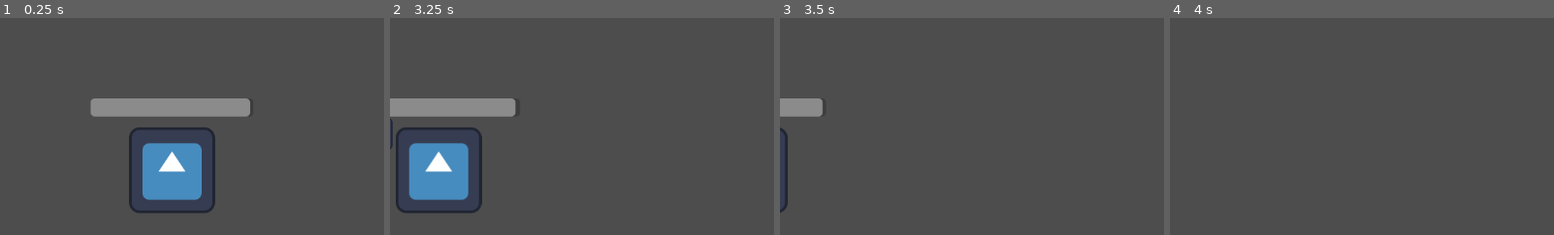
Above: before the commit, frames 1-4 (left to right).
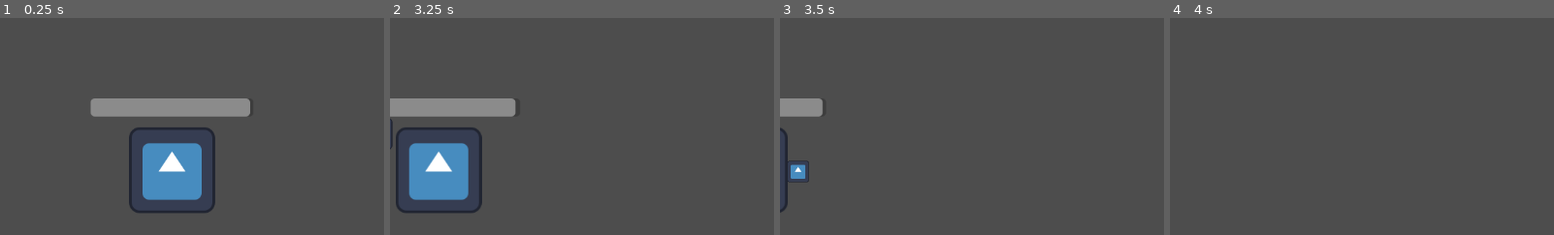
Above: after the commit, the same moments.

Repository: BumbertoEko/git_test_rep
Game: Godot game, scene res://Scenes/world.tscn
Same seed, same stepped clock (60 frames per second), same inputs: the game is played once before the commit and once after it. The engine's default icon, where the game draws it, is replaced by a stand-in: a white triangle on a blue panel in a dark square.
Inputs:
- Up to frame 1 (0.25 s): no input
- Up to frame 2 (3.25 s): hold R (R) 0.53-1.28 s; hold W (Up) 0.53-2.03 s; tap R (R) at 1.35, 2.85 s; hold R (R) 2.03-2.78 s; hold A (Left) from 2.03 s (still down)
- Up to frame 3 (3.5 s): keep holding A (Left)
- Up to frame 4 (4 s): release A (Left) at 3.53 s; hold S (Down) from 3.53 s (still down); hold R (R) from 3.53 s (still down)
The pictures show only the part of the screen within x 21-71%, y 11-61%; the shares and areas given below are measured in that part.

Frames 1-2 are identical in both runs. In frame 3, 0.3% of the frame differs, in the area x 2-8%, y 65-76%; in frame 4, nothing differs.

Commit message:
Added particles
they show up when you take health

Diff:
--- a/Scenes/Player.tscn
+++ b/Scenes/Player.tscn
@@ -27,4 +27,7 @@
 wait_time = 0.1
 autostart = true
 
+[node name="for_particl" type="Timer" parent="."]
+
 [connection signal="timeout" from="Timer" to="." method="_on_timer_timeout"]
+[connection signal="timeout" from="for_particl" to="." method="_on_for_particl_timeout"]
--- a/Script/CharacterBody2D.gd
+++ b/Script/CharacterBody2D.gd
@@ -4,6 +4,7 @@
 var health_display = str("Health: ")
 @onready var game_over_screen = preload("res://game_over.tscn")
 @onready var world = $".."
+@onready var cpu_particles_2d = preload("res://health_pickup_particles.tscn")
 
 #-------------------------------------------------------------------------------- movement
 # Get the gravity from the project settings to be synced with RigidBody nodes.
@@ -32,6 +33,13 @@
 	#--------------------------------------------------- movement
 
 func _process(delta):
+
+	if Global.got_health == true:
+		var cpu_inst = cpu_particles_2d.instantiate()
+		add_child(cpu_inst)
+		print("shot")
+	Global.got_health = false
+
 	if Global.health < 0:
 		Global.player_life_state = false
 
@@ -61,3 +69,8 @@
 			print("restart")
 			get_tree().reload_current_scene()
 			Global.health = 100
+
+
+func _on_for_particl_timeout():
+	var cpu_inst = cpu_particles_2d.instantiate()
+	remove_child(cpu_inst)
--- a/Script/Global.gd
+++ b/Script/Global.gd
@@ -2,3 +2,5 @@
 
 var health = 100
 var player_life_state = true #alive
+
+var got_health = false
--- a/Script/health_pickup.gd
+++ b/Script/health_pickup.gd
@@ -3,3 +3,4 @@
 func _on_body_entered(body):
 	queue_free()
 	Global.health = Global.health + 3
+	Global.got_health = true
--- /dev/null
+++ b/health_pickup_particles.gd
@@ -0,0 +1,6 @@
+extends CPUParticles2D
+
+@onready var cpu_particles_2d = $"."
+
+func _ready():
+	cpu_particles_2d.emitting = true
--- /dev/null
+++ b/health_pickup_particles.tscn
@@ -0,0 +1,22 @@
+[gd_scene load_steps=4 format=3 uid="uid://2hee2sjcyaci"]
+
+[ext_resource type="Texture2D" uid="uid://cxkgaaopkis5q" path="res://icon.svg" id="1_kucu5"]
+[ext_resource type="Script" path="res://health_pickup_particles.gd" id="2_ojsei"]
+
+[sub_resource type="Curve" id="Curve_bc60i"]
+_data = [Vector2(0.236264, 1), 0.0, 0.0, 0, 0, Vector2(0.626374, 0.663158), -2.49053, -2.49053, 0, 0, Vector2(0.994506, 0.315789), 0.0, 0.0, 0, 0]
+point_count = 3
+
+[node name="CPUParticles2D" type="CPUParticles2D"]
+emitting = false
+amount = 1
+one_shot = true
+texture = ExtResource("1_kucu5")
+spread = 180.0
+gravity = Vector2(0, -500)
+initial_velocity_min = 30.0
+initial_velocity_max = 60.0
+scale_amount_min = 0.2
+scale_amount_max = 0.45
+scale_amount_curve = SubResource("Curve_bc60i")
+script = ExtResource("2_ojsei")
